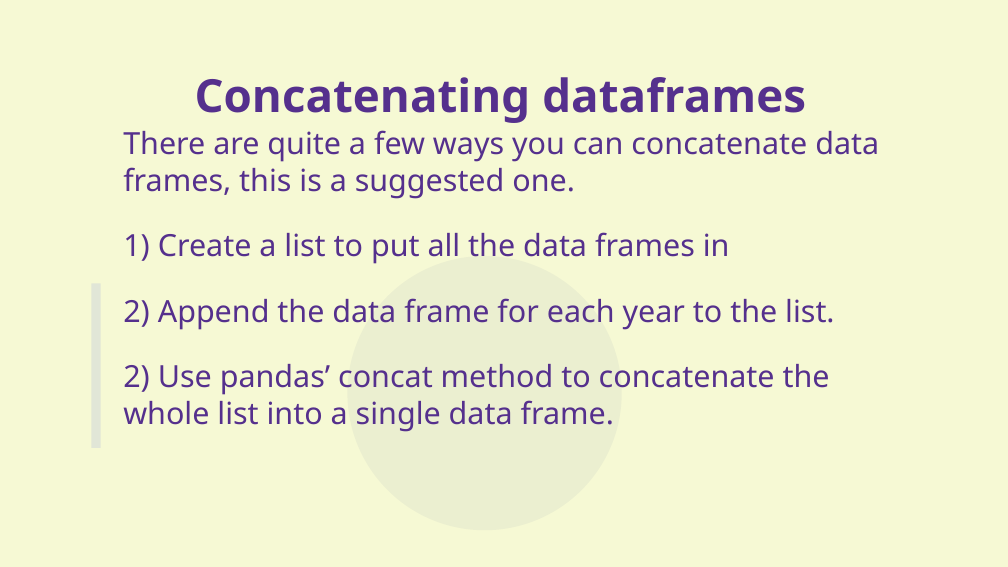
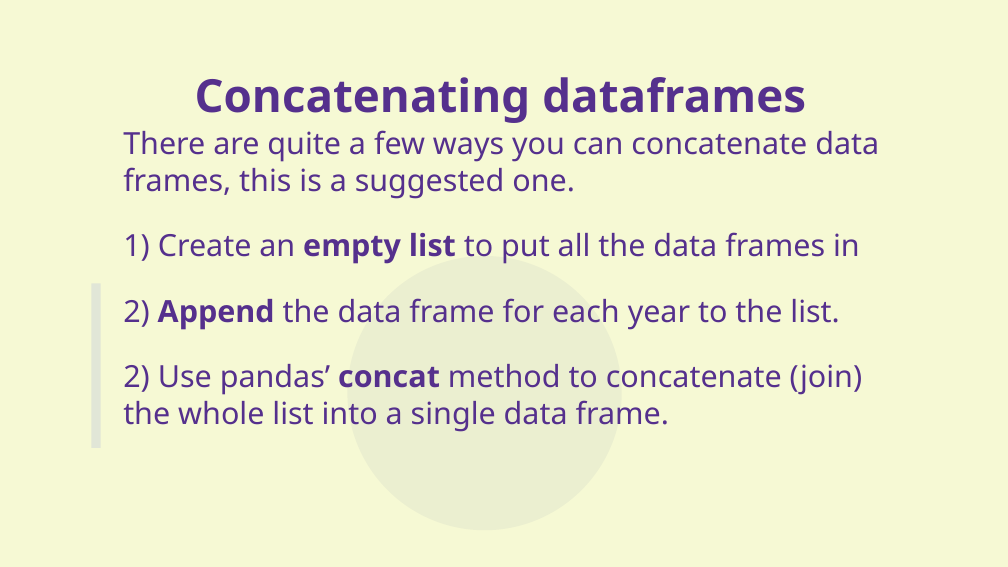
Before and after one commit to aram-de/aas_workshop_pub, a slide deck: slide 33 of presentation_KhanRev.odp. Drawn at 1008x567 pixels with LibreOffice and Linux fonts; fonts in the diff are those of the drawing. Boxes give left, top, right and bottom in pixels: in the first picture for what was removed or moved away, otherwise in the second. Text is boxed around its words. In the diff, an @@ line names an element or a change of style, - is before the commit and + after.

```diff
--- a/presentation_KhanRev.odp
+++ b/presentation_KhanRev.odp
@@ text at bbox=[123, 232, 860, 264]: text changed @@
-1) Create a list to put all the data frames in
+1) Create an empty list to put all the data frames in
@@ text at bbox=[123, 298, 839, 330]: bold on in "Append" @@
@@ text at bbox=[123, 364, 862, 432]: text changed @@
-2) Use pandas’ concat method to concatenate the whole list into a single data frame.
+2) Use pandas’ concat method to concatenate (join) the whole list into a single data frame.
```
Also in this commit, not shown: 26 other slides changed, 2 slides added, 5 slides removed, 2 other files.
